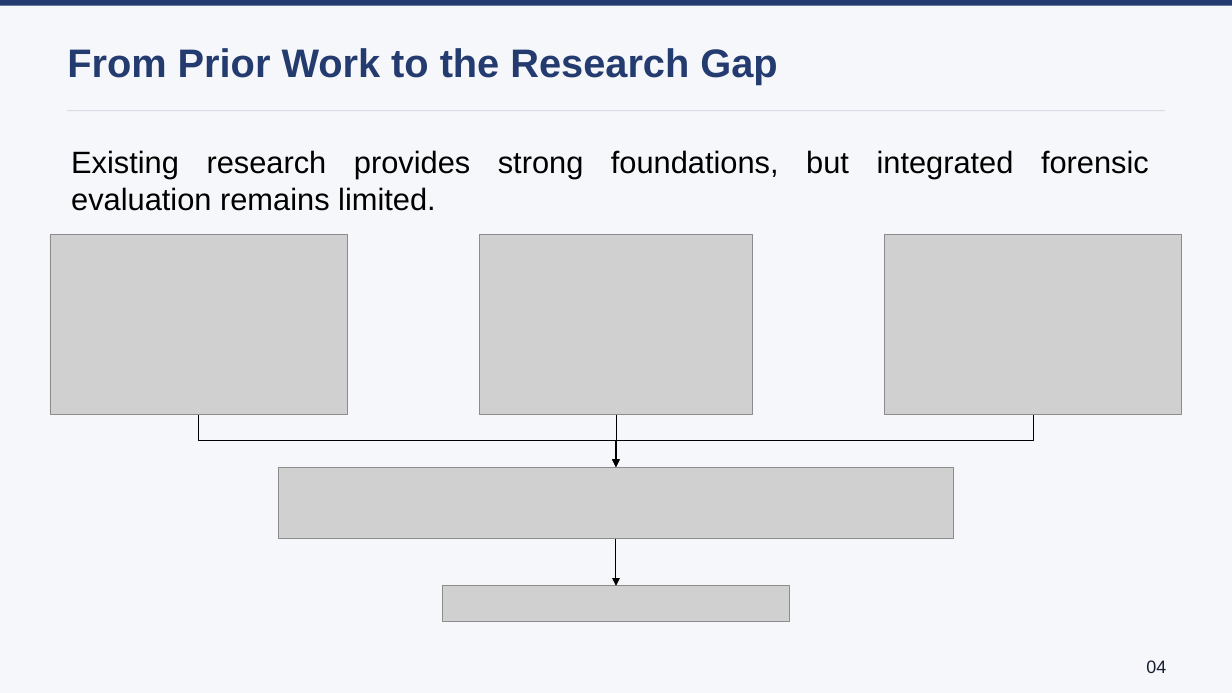
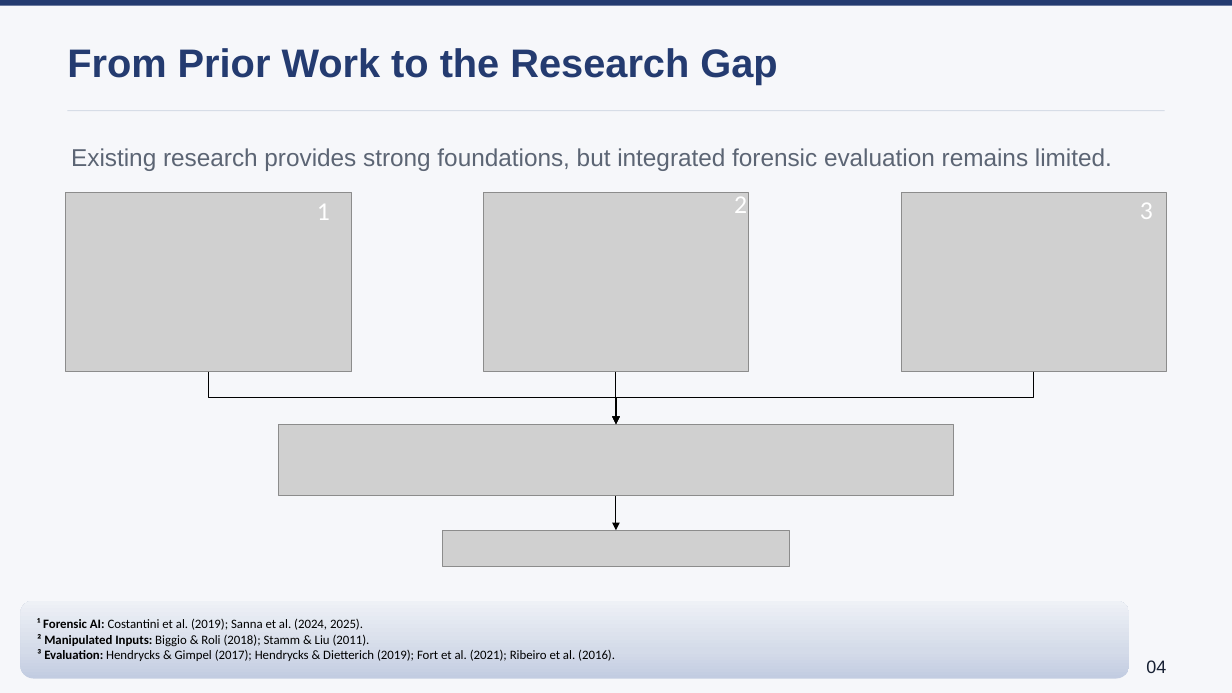
Before and after one commit to lmolinario/Molinario_Thesis_Defense_2026, a slide deck: slide 4 of Molinario_Thesis_Defense_2026.pptx. Drawn at 1232x693 pixels with LibreOffice and Linux fonts; fonts in the diff are those of the drawing; grey boxes stand for pictures. Boxes give left, top, right and bottom in pixels: in the first picture for what was removed or moved away, otherwise in the second. Text is boxed around its words. In the diff, an @@ line names an element or a change of style, - is before the commit and + after.

```diff
--- a/Molinario_Thesis_Defense_2026.pptx
+++ b/Molinario_Thesis_Defense_2026.pptx
@@ text "Existing research provides strong foundations, ..." at (71, 148, 1112, 171): size 24 to 19 pt, text colour #000000 to #5C6574 @@
@@ picture: place and size @@
-picture at (50, 235, 348, 415)
+picture at (66, 192, 351, 372)
@@ text added at (317, 204, 330, 220), 20 pt, text #FFFFFF @@
+1
@@ picture: place and size @@
-picture at (480, 235, 753, 415)
+picture at (483, 192, 748, 372)
@@ text added at (734, 192, 747, 213), 20 pt, text #FFFFFF @@
+2
@@ picture: place and size @@
-picture at (884, 235, 1182, 415)
+picture at (902, 192, 1166, 372)
@@ text added at (1140, 203, 1153, 219), 20 pt, text #FFFFFF @@
+3
@@ elbow arrow moved from (199, 415) - (616, 467) to (209, 372) - (616, 424) @@
@@ 2 elbow arrows, 1 picture: place and size @@
-2 elbow arrows, 1 picture at (278, 415, 1033, 539)
+2 elbow arrows, 1 picture at (278, 372, 1034, 496)
@@ elbow arrow moved from (616, 539) - (616, 586) to (616, 496) - (616, 531) @@
@@ picture: place and size @@
-picture at (443, 586, 789, 622)
+picture at (443, 531, 789, 567)
@@ rounded rectangle added at (20, 601, 1129, 678), fill gradient #C2CDE1 to #D4DBE9 to #EFF1F7 @@
@@ text added at (37, 618, 615, 661), 10 pt, text #000000 @@
+¹ Forensic AI: Costantini et al. (2019); Sanna et al. (2024, 2025).
+² Manipulated Inputs: Biggio & Roli (2018); Stamm & Liu (2011).
+³ Evaluation: Hendrycks & Gimpel (2017); Hendrycks & Dietterich (2019); Fort et al. (2021); Ribeiro et al. (2016).
```
Also in this commit, not shown: 1 other slide changed.
